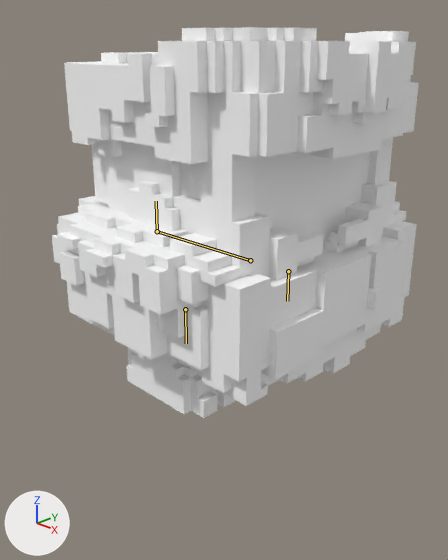
What one commit did to the Blender file src/galois/data/npcs/stone_mucker_animations.blend.
Camera for both pictures: a 50 mm lens placed at (5.54, -5.11, 3.65), pointed at (0.89, -0.5, 1.2). Arrows for +X, +Y and +Z are at lower left; the lights stay in place. The picture after the commit comes second. The bones that bend it are drawn over the model as lines.

The first picture shows 'Body', 'Head', 'R_Leg'.
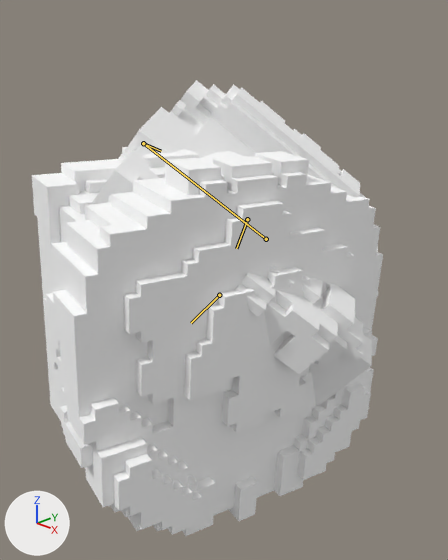
The newer file adds an action. The first version stands in its rest pose; the second is drawn at frame 7 of the action 'StaggerHeavy'.

The edits, one by one:
Bone 'Body' (bone_body) moves from (0.0, 0.0, 0.0) to (-0.28, -0.16, 0.078).
Bone 'Body' (bone_body) turns from (0, 0, 0) to (-33, 13, 39) degrees about its own x, y and z.
Bone 'Head' (bone_head) turns from (0, 0, 0) to (47, -10, -54) degrees about its own x, y and z.
Bone 'R_Leg' (bone_r_leg) turns from (0, 0, 0) to (39, 0, -13) degrees about its own x, y and z.
Bone 'L_Leg' (bone_l_leg) turns from (0, 0, 0) to (14, 0, 19) degrees about its own x, y and z.

Boxes (x1, y1, x2, y2) around the edits, measured in the pictures (448 x 560 px):
'Head', posed (54% taller): before (64, 27, 419, 280); after (32, 147, 383, 536)
'Body', posed: before (52, 201, 417, 406); after (93, 80, 378, 406)
bone 'Body', root to tip: before (250, 260) to (157, 231); after (266, 239) to (143, 143)
bone 'Head', root to tip: before (157, 231) to (156, 201); after (143, 143) to (161, 151)
bone 'R_Leg', root to tip: before (185, 309) to (186, 343); after (219, 295) to (191, 323)
bone 'L_Leg', root to tip: before (288, 271) to (287, 301); after (247, 219) to (236, 248)
